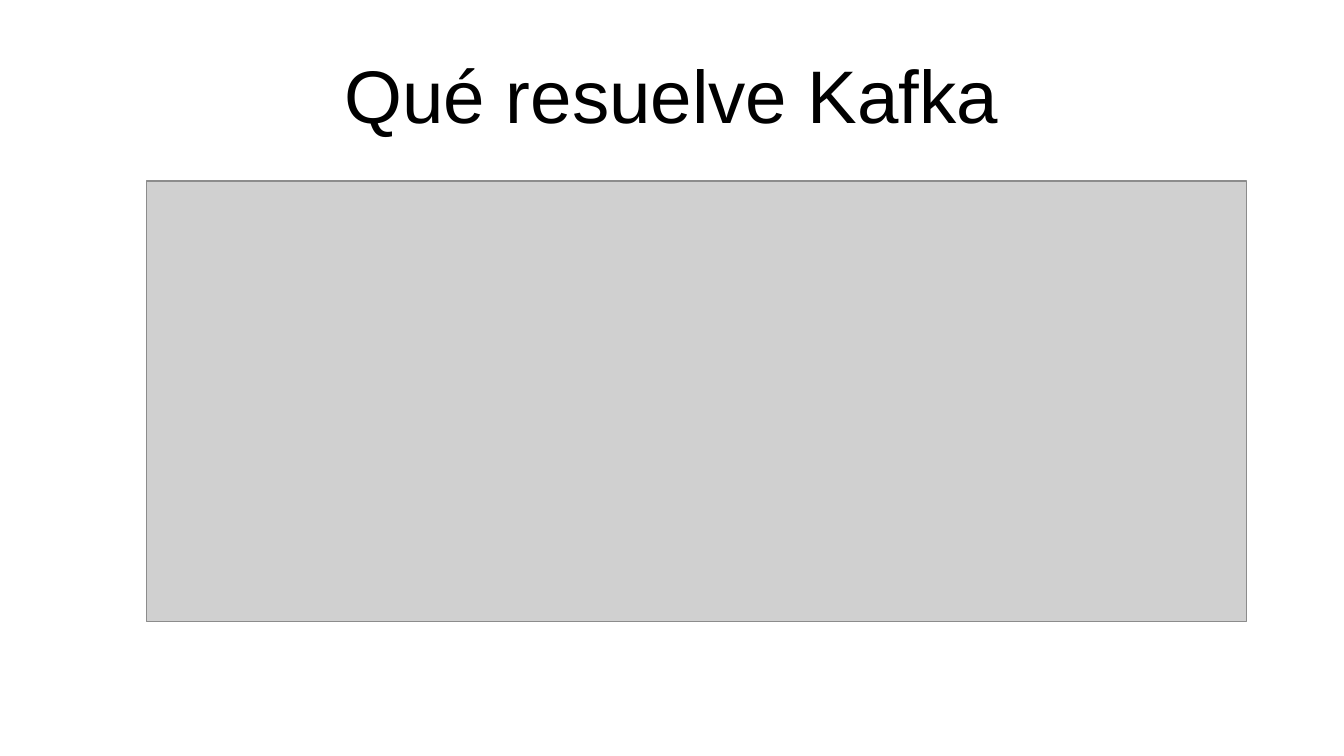
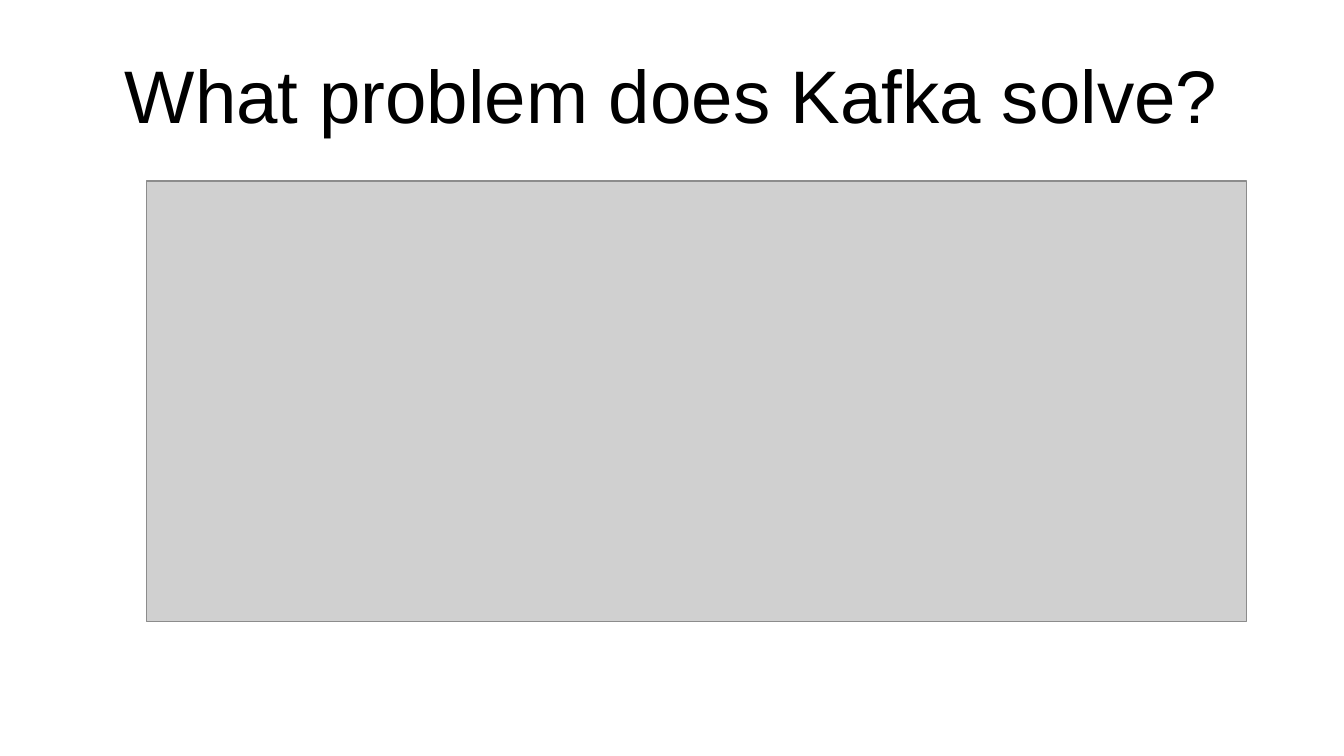
Before and after one commit to rogithub/kafka-client-dotnet, a slide deck: slide 2 of presentacion/kafka.odp. Drawn at 1344x756 pixels with LibreOffice and Linux fonts; fonts in the diff are those of the drawing; grey boxes stand for pictures. Boxes give left, top, right and bottom in pixels: in the first picture for what was removed or moved away, otherwise in the second. Text is boxed around its words. In the diff, an @@ line names an element or a change of style, - is before the commit and + after.

```diff
--- a/presentacion/kafka.odp
+++ b/presentacion/kafka.odp
@@ title at (125, 69, 1217, 137): text changed @@
-Qué resuelve Kafka
+What problem does Kafka solve?
```
Also in this commit, not shown: 2 other slides changed, 2 slides added, 2 slides removed.
